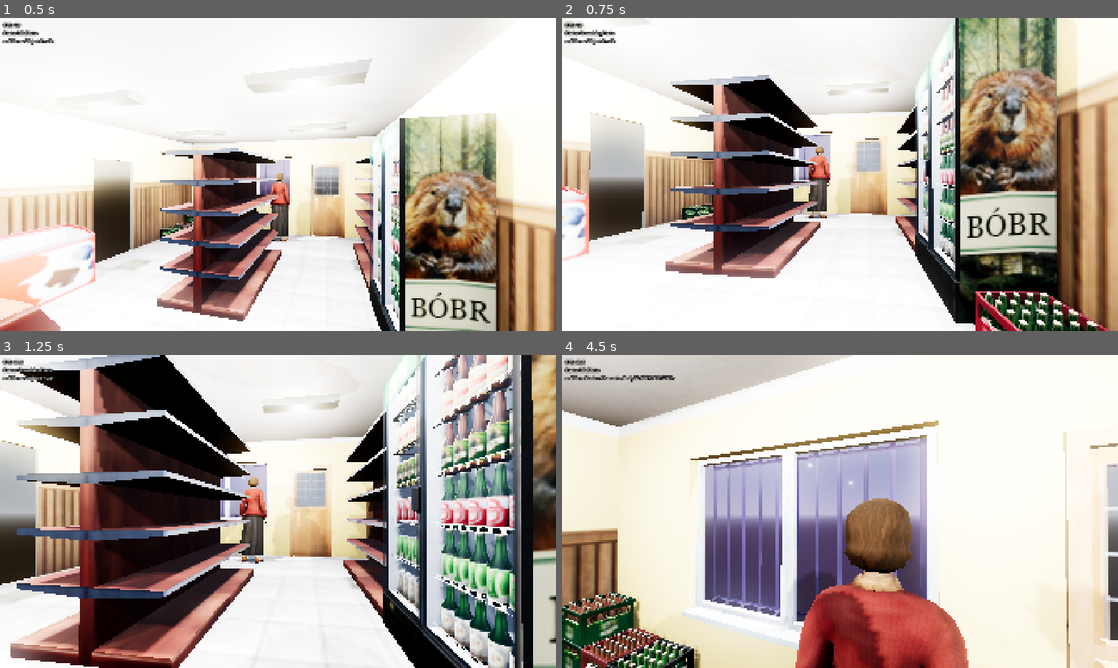
Above: before the commit, frames 1-4 (two rows, left to right).
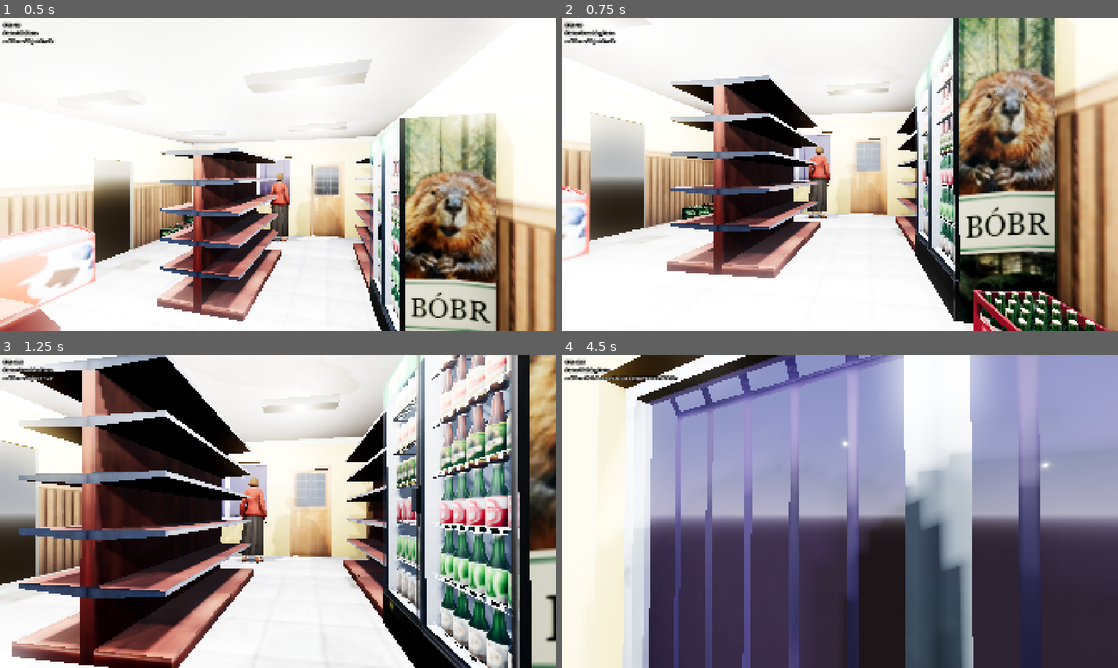
Above: after the commit, the same moments.

Repository: takanazwa5/ProjektMonopolowy
Game: Godot game, scene res://scenes/game/game.tscn
Same seed, same stepped clock (60 frames per second), same inputs: the game is played once before the commit and once after it.
Inputs (mouse positions are in pixels of both pictures, inside the frame that each line leads up to):
- Up to frame 1 (0.5 s): no input
- Up to frame 2 (0.75 s): tap Enter at 0.5 s; move the mouse to (867, 174) at 0.52 s; hold W (walk_forward) from 0.53 s (still down); hold Ctrl (crouch) from 0.53 s (still down); click (867, 174) at 0.67 s
- Up to frame 3 (1.25 s): keep holding W (walk_forward); keep holding Ctrl (crouch)
- Up to frame 4 (4.5 s): keep holding W (walk_forward); move the mouse to (812, 511) at 1.27 s; release Ctrl (crouch) at 1.28 s; tap G (drop_item) at 1.35 s; move the mouse to (851, 505) at 2.02 s; hold E (interact) 2.03-2.78 s; move the mouse to (834, 517) at 2.77 s; tap Ctrl (crouch) at 2.85 s; click (834, 517) at 2.92 s; move the mouse to (878, 514) at 3.52 s; hold G (drop_item) 3.53-4.28 s; move the mouse to (795, 508) at 4.27 s; tap E (interact) at 4.35 s

Frame 1 is identical in both runs. In frame 2, 6.8% of the frame differs, in the area x 0-99%, y 0-100%; in frame 3, 11%; in frame 4, 84%, in the area x 0-100%, y 0-100%.

Commit message:
Add acceleration and deceleration to player movement
Introduced ACCELERATION and DECELERATION constants to smooth player velocity changes. Updated movement logic to use these values with move_toward, improving the feel of starting and stopping movement.

Diff:
--- a/features/player/player.gd
+++ b/features/player/player.gd
@@ -1,6 +1,8 @@
 class_name Player extends CharacterBody3D
 
 
+const ACCELERATION: float = 1.0
+const DECELERATION: float = 1.0
 const SPEED_WALKING : float = 2.5
 const SPEED_CROUCHING : float = 1.5
 
@@ -46,12 +48,12 @@
 
 	if direction and can_move:
 
-		velocity.x = direction.x * speed
-		velocity.z = direction.z * speed
+		velocity.x = move_toward(velocity.x, direction.x * speed, ACCELERATION)
+		velocity.z = move_toward(velocity.z, direction.z * speed, ACCELERATION)
 
 	else:
 
-		velocity.x = move_toward(velocity.x, 0, speed)
-		velocity.z = move_toward(velocity.z, 0, speed)
+		velocity.x = move_toward(velocity.x, 0.0, DECELERATION)
+		velocity.z = move_toward(velocity.z, 0.0, DECELERATION)
 
 	move_and_slide()
